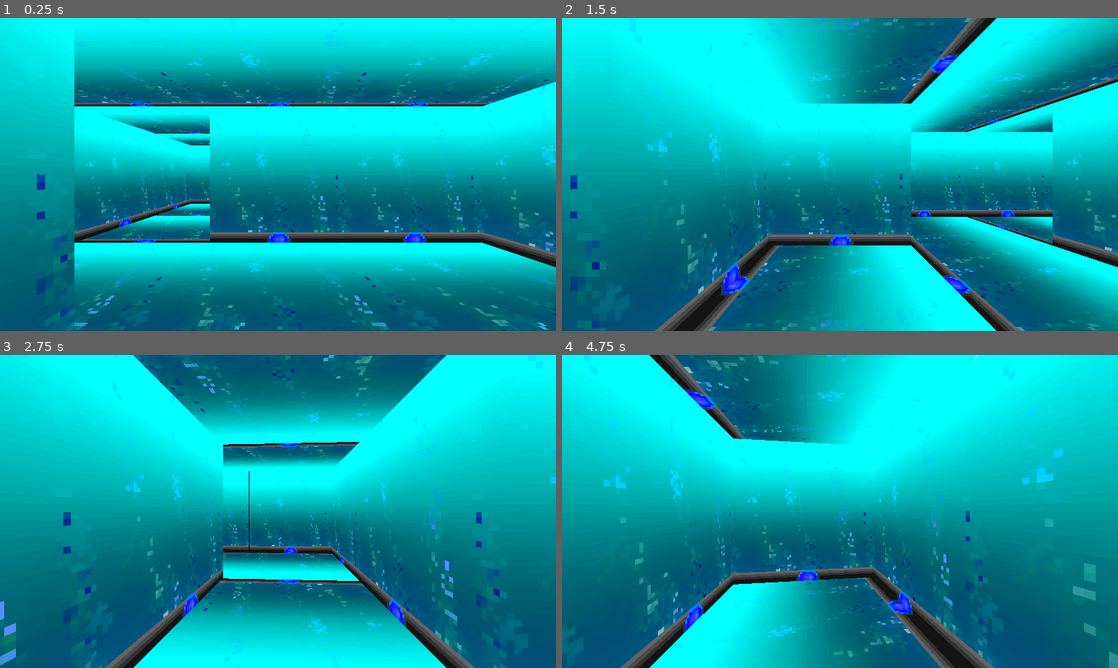
Above: before the commit, frames 1-4 (two rows, left to right).
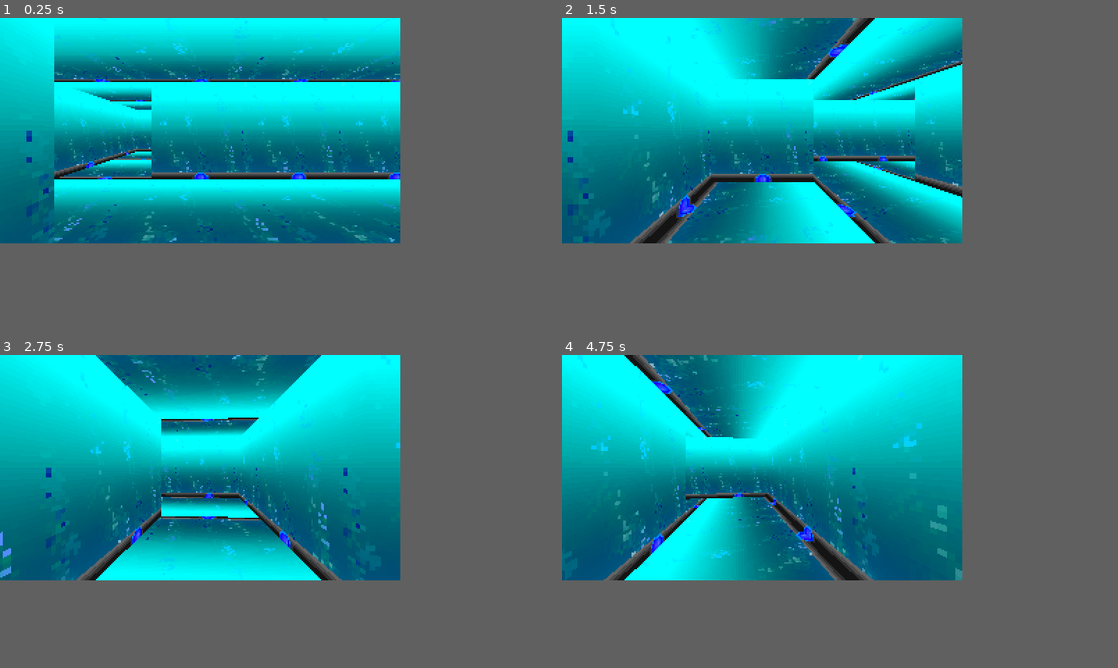
Above: after the commit, the same moments.

Repository: samiser/y2k-crawler
Game: Godot game, scene res://main.tscn
Same seed, same stepped clock (60 frames per second), same inputs: the game is played once before the commit and once after it. Before the commit the project has no main scene; this scene is started directly in both runs.
Inputs:
- Up to frame 1 (0.25 s): no input
- Up to frame 2 (1.5 s): tap Enter at 0.5 s; hold D (right) 0.53-1.28 s; hold S (back) from 1.28 s (still down)
- Up to frame 3 (2.75 s): tap Space at 2 s; release S (back) at 2.03 s; hold D (right) from 2.03 s (still down)
- Up to frame 4 (4.75 s): release D (right) at 2.78 s; hold W (forward) 2.78-3.53 s; hold A (left) from 3.53 s (still down)
In our replay, the window is 800x450 before the commit and 576x324 after it. These sizes can differ from the game's own. Grey fills any space a smaller window leaves; there, only what the larger window draws over its background counts as a difference.

The runs differ from the first frame. In frame 1, 77% of the frame differs, in the area x 0-100%, y 0-100%; in frame 2, 74%; in frame 3, 74%; in frame 4, 79%.

Commit message:
fix wall gaps, add pixel effect via window size

Diff:
--- a/grid.tscn
+++ b/grid.tscn
@@ -40,3 +40,18 @@
 
 [node name="Tile7" parent="." unique_id=496110936 instance=ExtResource("1_ebq2e")]
 transform = Transform3D(1, 0, 0, 0, 1, 0, 0, 0, 1, -2, 0, -6)
+
+[node name="Tile13" parent="." unique_id=2101077766 instance=ExtResource("1_ebq2e")]
+transform = Transform3D(1, 0, 0, 0, 1, 0, 0, 0, 1, -4, 0, -6)
+
+[node name="Tile14" parent="." unique_id=1037631968 instance=ExtResource("1_ebq2e")]
+transform = Transform3D(1, 0, 0, 0, 1, 0, 0, 0, 1, -4, 0, -4)
+
+[node name="Tile15" parent="." unique_id=1803478575 instance=ExtResource("1_ebq2e")]
+transform = Transform3D(1, 0, 0, 0, 1, 0, 0, 0, 1, -4, 0, -2)
+
+[node name="Tile16" parent="." unique_id=1206929019 instance=ExtResource("1_ebq2e")]
+transform = Transform3D(1, 0, 0, 0, 1, 0, 0, 0, 1, -4, 0, 0)
+
+[node name="Tile17" parent="." unique_id=2085339688 instance=ExtResource("1_ebq2e")]
+transform = Transform3D(1, 0, 0, 0, 1, 0, 0, 0, 1, -2, 0, 0)
--- a/project.godot
+++ b/project.godot
@@ -11,11 +11,14 @@
 [application]
 
 config/name="y2k-crawler"
+run/main_scene="uid://up8x05j0vexy"
 config/features=PackedStringArray("4.6", "GL Compatibility")
 config/icon="res://icon.svg"
 
 [display]
 
+window/size/viewport_width=288
+window/size/viewport_height=162
 window/stretch/mode="viewport"
 
 [input]
--- a/wall.tscn
+++ b/wall.tscn
@@ -3,8 +3,8 @@
 [ext_resource type="Texture2D" uid="uid://dimnaqs436a66" path="res://Sprites/ComputerTiles/walls_comp.bmp" id="1_xxgf6"]
 
 [node name="Wall" type="Sprite3D" unique_id=780277265]
-transform = Transform3D(-6.556708e-08, 0, 1.5, 0, 1.5, 0, -1.5, 0, -6.556708e-08, 0, 0, 0)
-pixel_size = 0.020834
+transform = Transform3D(-4.371139e-08, 0, 1, 0, 1, 0, -1, 0, -4.371139e-08, 0, 0, 0)
+pixel_size = 0.02085
 texture_filter = 0
 texture = ExtResource("1_xxgf6")
 hframes = 8
